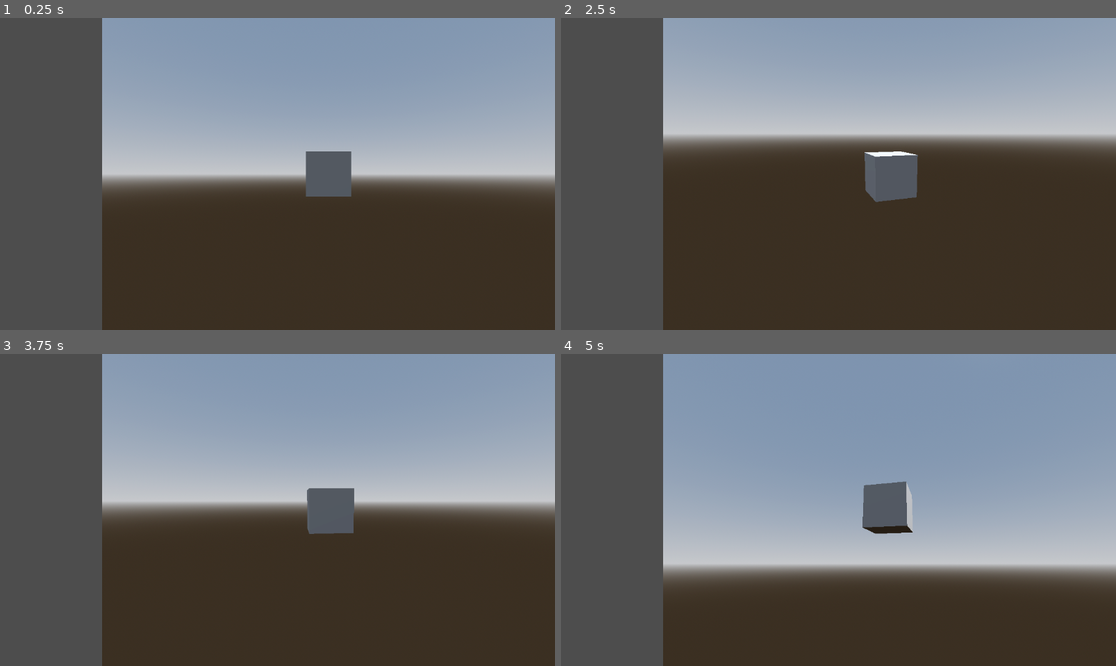
Above: before the commit, frames 1-4 (two rows, left to right).
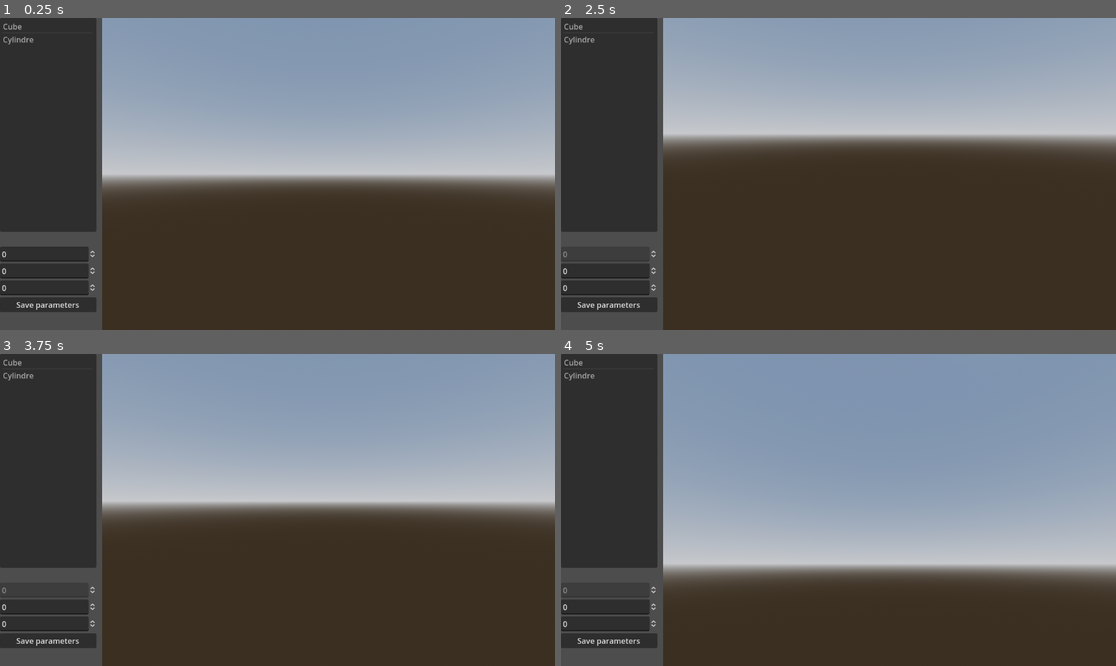
Above: after the commit, the same moments.

Repository: LD2Studio/gobotics
Game: Godot game, scene res://game/ui/main_ui.tscn
The game is run twice, just before and just after one commit, with the same random seed, the same clock (stepped at 60 frames per second) and the same inputs.
Inputs (mouse positions are in pixels of both pictures, inside the frame that each line leads up to):
- Up to frame 1 (0.25 s): no input
- Up to frame 2 (2.5 s): click (610, 305) at 0.5 s, where only the run after the commit has a clickable "Save parameters"; move the mouse to (960, 158) at 1.27 s; click (960, 158) at 1.42 s; tap Enter at 2 s; drag from (727, 189) to (810, 236) at 2.02 s
- Up to frame 3 (3.75 s): tap Space at 2.75 s; move the mouse to (333, 441) at 2.77 s; click (333, 441) at 2.92 s; tap Enter at 3.5 s; drag from (249, 572) to (111, 463) at 3.52 s
- Up to frame 4 (5 s): tap Space at 4.25 s; move the mouse to (1005, 556) at 4.27 s; click (1005, 556) at 4.42 s

The runs differ from the first frame. In frame 1, 16% of the frame differs, in the area x 0-64%, y 0-95%; in frame 2, 16%; in frame 3, 15%; in frame 4, 15%.

Commit message:
Add Material for Outline mesh Add Drag drop block into scene Add Properties Block

Diff:
--- a/game/blocks/generic/cube.tscn
+++ b/game/blocks/generic/cube.tscn
@@ -1,7 +1,7 @@
 [gd_scene load_steps=6 format=3 uid="uid://cejk4ujk1uo7f"]
 
-[ext_resource type="Material" uid="uid://doqsg16cwa617" path="res://game/blocks/materials/outline.material" id="1_2abey"]
 [ext_resource type="Script" path="res://game/blocks/generic/cube.gd" id="1_mevhn"]
+[ext_resource type="Material" uid="uid://x27dfm7adpfw" path="res://game/blocks/materials/outline.tres" id="2_nf1bh"]
 
 [sub_resource type="BoxMesh" id="BoxMesh_oweyw"]
 
@@ -27,7 +27,7 @@
 [node name="Outline" type="MeshInstance3D" parent="."]
 visible = false
 mesh = SubResource("ArrayMesh_ummm1")
-surface_material_override/0 = ExtResource("1_2abey")
+surface_material_override/0 = ExtResource("2_nf1bh")
 
 [node name="StaticBody3D" type="StaticBody3D" parent="."]
 
--- /dev/null
+++ b/game/blocks/materials/outline.tres
@@ -0,0 +1,5 @@
+[gd_resource type="StandardMaterial3D" format=3 uid="uid://x27dfm7adpfw"]
+
+[resource]
+shading_mode = 0
+albedo_color = Color(0.886275, 0.662745, 0.341176, 1)
--- a/game/levels/world_3d.gd
+++ b/game/levels/world_3d.gd
@@ -1,15 +1,29 @@
 extends Node3D
 
+signal focused_block(block: Node)
 
-# Called when the node enters the scene tree for the first time.
 func _ready() -> void:
 	pass # Replace with function body.
 
 
-# Called every frame. 'delta' is the elapsed time since the previous frame.
-func _process(delta: float) -> void:
-	pass
+func _input(event: InputEvent) -> void:
+	if event is InputEventMouseButton and event.button_index == MOUSE_BUTTON_LEFT and event.pressed:
+		var blocks = get_tree().get_nodes_in_group("BLOCKS")
+		for block in blocks:
+			if block.focused:
+				emit_signal("focused_block", block)
+				return
+		emit_signal("focused_block", null)
 
 
-#func _input(event: InputEvent) -> void:
-#	print(event.as_text())
+func save_tscn():
+	var blocks = get_tree().get_nodes_in_group("BLOCKS")
+#	print_debug("Nodes in BLOCKS group: ", blocks)
+	for block in blocks:
+		block.owner = self
+
+	var game_scene := PackedScene.new()
+	game_scene.pack(self)
+	var err = ResourceSaver.save(game_scene, "res://scenes/demo.tscn")
+	if err:
+		printerr("Scene saving failed")
--- a/game/levels/world_3d.tscn
+++ b/game/levels/world_3d.tscn
@@ -16,8 +16,6 @@
 tonemap_mode = 2
 glow_enabled = true
 
-[sub_resource type="BoxMesh" id="BoxMesh_37x2p"]
-
 [node name="World3D" type="Node3D"]
 script = ExtResource("1_rolur")
 
@@ -28,9 +26,9 @@
 transform = Transform3D(-0.866023, -0.433016, 0.250001, 0, 0.499998, 0.866027, -0.500003, 0.749999, -0.43301, 0, 0, 0)
 shadow_enabled = true
 
+[node name="Camera3D" type="Camera3D" parent="."]
+transform = Transform3D(1, 0, 0, 0, 1, 0, 0, 0, 1, 0, 1.22754, 7.24342)
+
 [node name="OrbitalCamera3D" type="Node3D" parent="."]
-script = ExtResource("2_38ll1")
+script = ExtResource("2_f8jrp")
 current = true
-
-[node name="MeshInstance3D" type="MeshInstance3D" parent="."]
-mesh = SubResource("BoxMesh_37x2p")
--- /dev/null
+++ b/game/ui/BlocksList.gd
@@ -0,0 +1,16 @@
+extends ItemList
+
+func _get_drag_data(at_position: Vector2):
+	var item_idx = get_item_at_position(at_position, true)
+	if item_idx == -1:
+		return null
+	var item_text = get_item_text(item_idx)
+#	print("item text : %s" % [item_text])
+#	print("block path: %s" % BlocksDB.get_block_path(item_text))
+	var block_path = BlocksDB.get_block_path(item_text)
+	if block_path:
+		var node = load(block_path).instantiate()
+		node.add_to_group("BLOCKS")
+		return node
+	else:
+		return null
--- /dev/null
+++ b/game/ui/LevelContainer.gd
@@ -0,0 +1,11 @@
+extends SubViewportContainer
+
+@onready var sub_viewport: SubViewport = $SubViewport
+
+func _can_drop_data(at_position: Vector2, data) -> bool:
+	return data.is_in_group("BLOCKS")
+
+func _drop_data(at_position: Vector2, data) -> void:
+	var game_area = sub_viewport.get_child(0)
+	game_area.add_child(data)
+	game_area.save_tscn()
--- a/game/ui/main_ui.gd
+++ b/game/ui/main_ui.gd
@@ -1,11 +1,39 @@
 extends Control
 
+# IMPORTANT : Mettre la propriété "mouse_filter" du noeud racine sur "Pass" pour ne pas bloquer la détection des objets physiques avec la souris
 
-# Called when the node enters the scene tree for the first time.
-func _ready() -> void:
-	pass # Replace with function body.
+@onready var world_3d: Node3D = $SplitContainer/LevelContainer/SubViewport/World3D
+
+var selected_block: Node
+
+func _ready():
+	world_3d.focused_block.connect(_on_selected_block)
+
+func _on_blocks_list_item_clicked(index: int, at_position: Vector2, mouse_button_index: int) -> void:
+	pass
+#	print("Item clicked")
+
+func _on_selected_block(block: Node):
+	if block == null:
+		selected_block = null
+		%BlockName.text = ""
+		%X_pos.editable = false
+		%Y_pos.value = 0
+		%Z_pos.value = 0
+	else:
+		selected_block = block
+		%BlockName.text = block.name
+		%X_pos.editable = true
+		%X_pos.value = block.position.x
+		%Y_pos.value = block.position.y
+		%Z_pos.value = block.position.z
 
 
-# Called every frame. 'delta' is the elapsed time since the previous frame.
-func _process(delta: float) -> void:
-	pass
+func _on_x_pos_value_changed(value: float) -> void:
+	if selected_block == null:
+		return
+	selected_block.position.x = value
+
+
+func _on_save_button_pressed() -> void:
+	world_3d.save_tscn()
--- a/game/ui/main_ui.tscn
+++ b/game/ui/main_ui.tscn
@@ -1,7 +1,9 @@
-[gd_scene load_steps=3 format=3 uid="uid://64540agldab0"]
+[gd_scene load_steps=5 format=3 uid="uid://64540agldab0"]
 
 [ext_resource type="Script" path="res://game/ui/main_ui.gd" id="1_o6jfk"]
 [ext_resource type="PackedScene" uid="uid://cuau3j4kfnes" path="res://game/levels/world_3d.tscn" id="2_3ha60"]
+[ext_resource type="Script" path="res://game/ui/BlocksList.gd" id="2_bl63q"]
+[ext_resource type="Script" path="res://game/ui/LevelContainer.gd" id="3_lmwaj"]
 
 [node name="MainUI" type="Control"]
 layout_mode = 3
@@ -10,6 +12,7 @@
 anchor_bottom = 1.0
 grow_horizontal = 2
 grow_vertical = 2
+mouse_filter = 1
 script = ExtResource("1_o6jfk")
 
 [node name="SplitContainer" type="HSplitContainer" parent="."]
@@ -20,18 +23,58 @@
 grow_horizontal = 2
 grow_vertical = 2
 
-[node name="Control" type="Control" parent="SplitContainer"]
+[node name="Control" type="VBoxContainer" parent="SplitContainer"]
 custom_minimum_size = Vector2(200, 0)
 layout_mode = 2
+
+[node name="BlocksList" type="ItemList" parent="SplitContainer/Control"]
+layout_mode = 2
+size_flags_vertical = 3
+item_count = 2
+item_0/text = "Cube"
+item_1/text = "Cylindre"
+script = ExtResource("2_bl63q")
+
+[node name="PositionContainer" type="VBoxContainer" parent="SplitContainer/Control"]
+custom_minimum_size = Vector2(0, 200)
+layout_mode = 2
+
+[node name="BlockName" type="Label" parent="SplitContainer/Control/PositionContainer"]
+unique_name_in_owner = true
+layout_mode = 2
+
+[node name="X_pos" type="SpinBox" parent="SplitContainer/Control/PositionContainer"]
+unique_name_in_owner = true
+layout_mode = 2
+min_value = -100.0
+step = 0.1
+
+[node name="Y_pos" type="SpinBox" parent="SplitContainer/Control/PositionContainer"]
+unique_name_in_owner = true
+layout_mode = 2
+
+[node name="Z_pos" type="SpinBox" parent="SplitContainer/Control/PositionContainer"]
+unique_name_in_owner = true
+layout_mode = 2
+
+[node name="SaveButton" type="Button" parent="SplitContainer/Control/PositionContainer"]
+layout_mode = 2
+text = "Save parameters"
 
 [node name="LevelContainer" type="SubViewportContainer" parent="SplitContainer"]
 layout_mode = 2
 size_flags_horizontal = 3
 stretch = true
+script = ExtResource("3_lmwaj")
 
 [node name="SubViewport" type="SubViewport" parent="SplitContainer/LevelContainer"]
 handle_input_locally = false
+physics_object_picking = true
 size = Vector2i(940, 648)
 render_target_update_mode = 4
 
 [node name="World3D" parent="SplitContainer/LevelContainer/SubViewport" instance=ExtResource("2_3ha60")]
+
+[connection signal="item_clicked" from="SplitContainer/Control/BlocksList" to="." method="_on_blocks_list_item_clicked"]
+[connection signal="value_changed" from="SplitContainer/Control/PositionContainer/X_pos" to="." method="_on_x_pos_value_changed"]
+[connection signal="pressed" from="SplitContainer/Control/PositionContainer/SaveButton" to="." method="_on_save_button_pressed"]
Not shown: 1 places in game/levels/world_3d.tscn that only renumber resources
